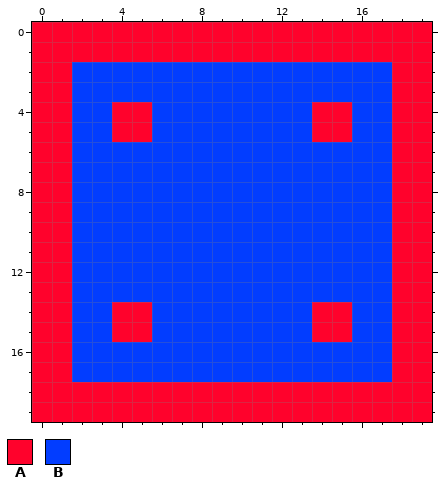
File history of a pixel-art sprite, res/rooms/room1.png. Above, as it was before the edit.
The file is 20x20 pixels.
Palette (. is transparent): A #ff022c  B #023dff
Pixels before, first column x 0:
 0 AAAAAAAAAAAAAAAAAAAA
 1 AAAAAAAAAAAAAAAAAAAA
 2 AABBBBBBBBBBBBBBBBAA
 3 AABBBBBBBBBBBBBBBBAA
 4 AABBAABBBBBBBBAABBAA
 5 AABBAABBBBBBBBAABBAA
 6 AABBBBBBBBBBBBBBBBAA
 7 AABBBBBBBBBBBBBBBBAA
 8 AABBBBBBBBBBBBBBBBAA
 9 AABBBBBBBBBBBBBBBBAA
10 AABBBBBBBBBBBBBBBBAA
11 AABBBBBBBBBBBBBBBBAA
12 AABBBBBBBBBBBBBBBBAA
13 AABBBBBBBBBBBBBBBBAA
14 AABBAABBBBBBBBAABBAA
15 AABBAABBBBBBBBAABBAA
16 AABBBBBBBBBBBBBBBBAA
17 AABBBBBBBBBBBBBBBBAA
18 AAAAAAAAAAAAAAAAAAAA
19 AAAAAAAAAAAAAAAAAAAA
And afterwards:
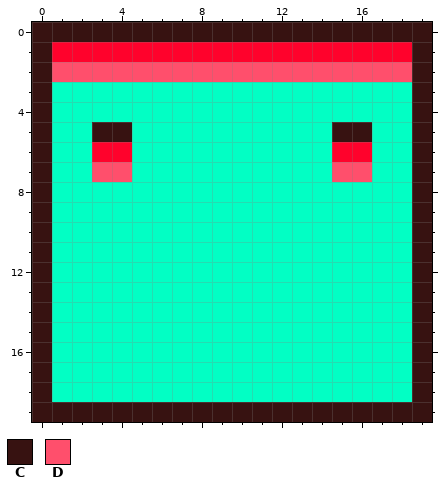
Colours new in this view: C #371211  D #ff4f6c
Changes in this commit:
colour B: #023dff -> #02ffc4
y 0: x 0..19 AAAAAAAAAAAAAAAAAAAA -> CCCCCCCCCCCCCCCCCCCC
y 1: x 0 A -> C; x 19 A -> C
y 2: x 0..19 AABBBBBBBBBBBBBBBBAA -> CDDDDDDDDDDDDDDDDDDC
y 3: x 0..1 AA -> CB; x 18..19 AA -> BC
y 4: x 0..1 AA -> CB; x 4..5 AA -> BB; x 14..15 AA -> BB; x 18..19 AA -> BC
y 5: x 0..1 AA -> CB; x 3..5 BAA -> CCB; x 14..16 AAB -> BCC; x 18..19 AA -> BC
y 6: x 0..1 AA -> CB; x 3..4 BB -> AA; x 15..16 BB -> AA; x 18..19 AA -> BC
y 7: x 0..1 AA -> CB; x 3..4 BB -> DD; x 15..16 BB -> DD; x 18..19 AA -> BC
y 8..13: x 0..1 AA -> CB; x 18..19 AA -> BC
y 14..15: x 0..1 AA -> CB; x 4..5 AA -> BB; x 14..15 AA -> BB; x 18..19 AA -> BC
y 16..17: x 0..1 AA -> CB; x 18..19 AA -> BC
y 18: x 0..19 AAAAAAAAAAAAAAAAAAAA -> CBBBBBBBBBBBBBBBBBBC
y 19: x 0..19 AAAAAAAAAAAAAAAAAAAA -> CCCCCCCCCCCCCCCCCCCC
Where, in picture pixels (left, top, right, bottom), the same in both pictures:
changed: (32, 22, 432, 422)
